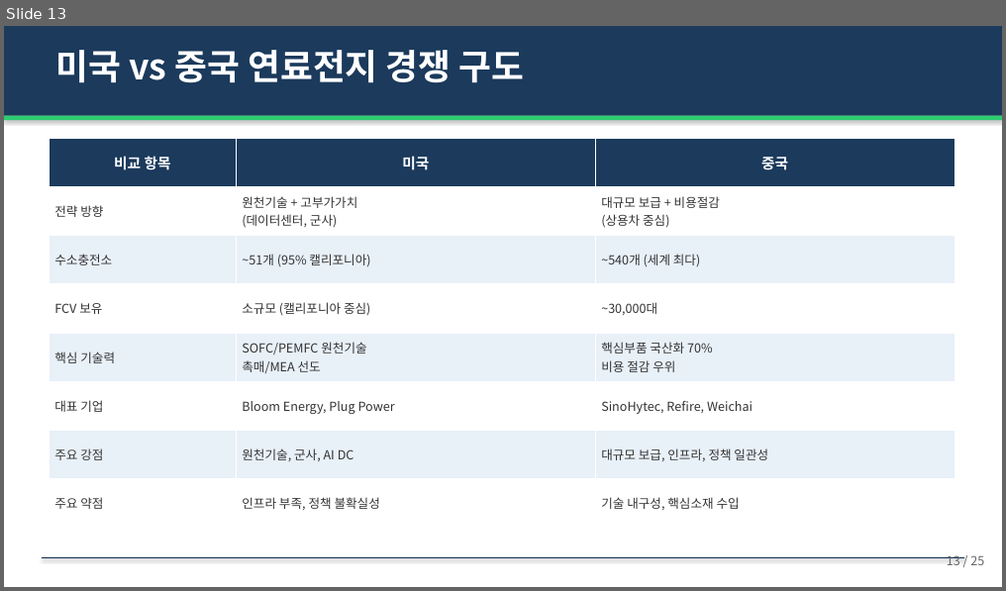
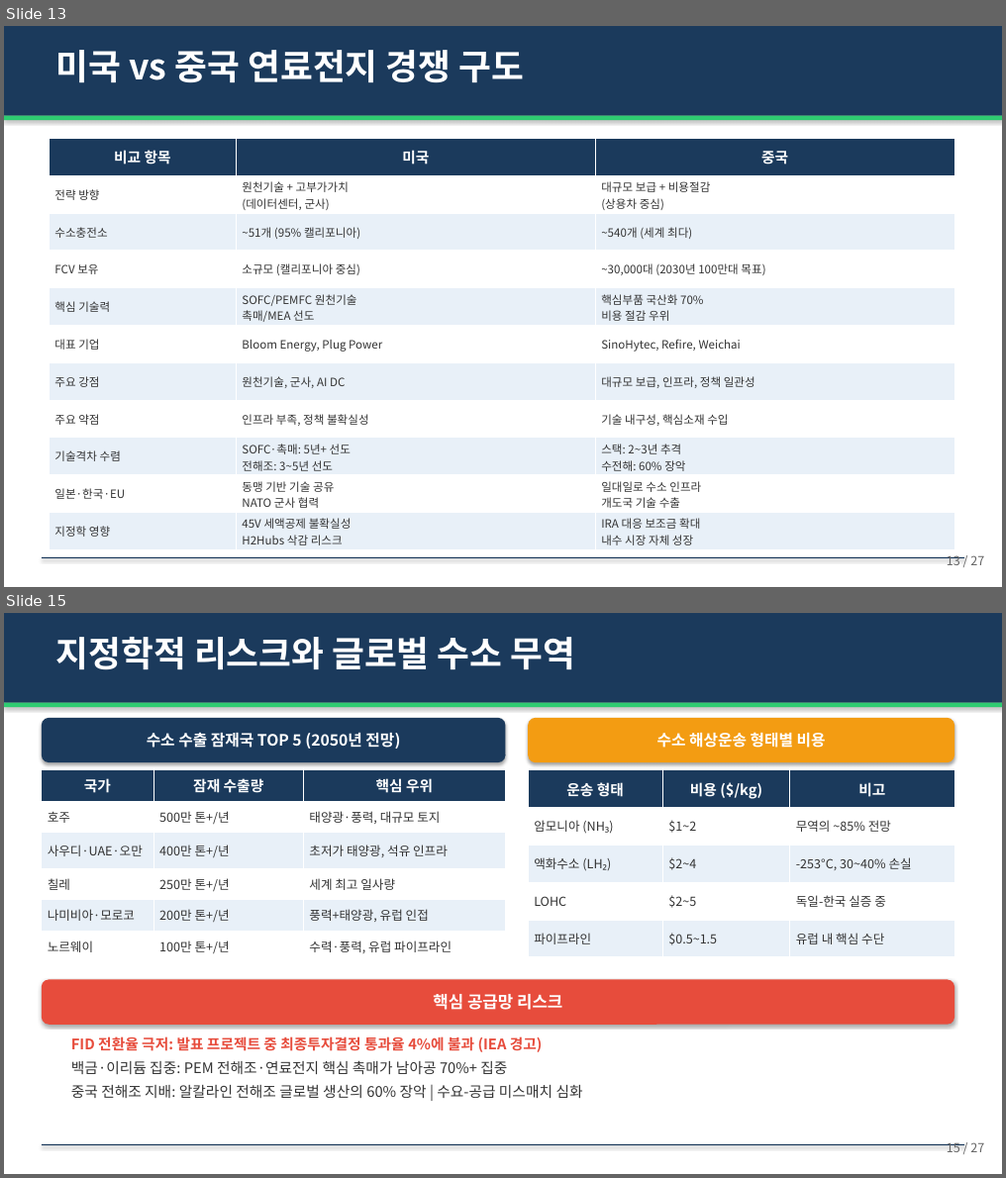
Before and after one commit to hpark1947/Hydrogen, a slide deck: 연료전지/연료전지_발표자료.pptx. Shown one above the other, each under a label of ours: slide 13 before the commit, slides 13 and 15 after it; the slides between them are not shown. The pictures are 1006x591 and 1006x1178 pixels, drawn with LibreOffice and Linux fonts; fonts in the diff are those of the drawing. Boxes give left, top, right and bottom in pixels: in the first picture for what was removed or moved away, otherwise in the second. Text is boxed around its words. In the diff, an @@ line names an element or a change of style, - is before the commit and + after.

```diff
--- a/연료전지/연료전지_발표자료.pptx
+++ b/연료전지/연료전지_발표자료.pptx
@@ slide 15 added at <box>4,613,1002,1174</box>, background #FFFFFF @@
@@ rectangle added at <box>4,613,1002,703</box>, fill #1B3A5C @@
@@ text added at <box>56,637,576,670</box>, 34 pt, text #FFFFFF, bold @@
+지정학적 리스크와 글로벌 수소 무역
@@ rectangle added at <box>4,703,1002,707</box>, fill #2ECC71 @@
@@ rounded rectangle added at <box>42,718,506,762</box>, fill #1B3A5C, 15 pt, text #FFFFFF, bold @@
+수소 수출 잠재국 TOP 5 (2050년 전망)
@@ rounded rectangle added at <box>528,718,954,762</box>, fill #F39C12, 15 pt, text #FFFFFF, bold @@
+수소 해상운송 형태별 비용
@@ table added at <box>42,770,506,959</box>, 6 rows, 3 columns @@
+국가 | 잠재 수출량 | 핵심 우위
+호주 | 500만 톤+/년 | 태양광·풍력, 대규모 토지
+사우디·UAE·오만 | 400만 톤+/년 | 초저가 태양광, 석유 인프라
+칠레 | 250만 톤+/년 | 세계 최고 일사량
+나미비아·모로코 | 200만 톤+/년 | 풍력+태양광, 유럽 인접
+노르웨이 | 100만 톤+/년 | 수력·풍력, 유럽 파이프라인
@@ table added at <box>528,770,954,958</box>, 5 rows, 3 columns @@
+운송 형태 | 비용 ($/kg) | 비고
+암모니아 (NH₃) | $1~2 | 무역의 ~85% 전망
+액화수소 (LH₂) | $2~4 | -253°C, 30~40% 손실
+LOHC | $2~5 | 독일-한국 실증 중
+파이프라인 | $0.5~1.5 | 유럽 내 핵심 수단
@@ rounded rectangle added at <box>42,980,954,1025</box>, fill #E74C3C, 16 pt, text #FFFFFF, bold @@
+핵심 공급망 리스크
@@ text added at <box>71,1037,583,1098</box>, 14 pt, text #333333 @@
+FID 전환율 극저: 발표 프로젝트 중 최종투자결정 통과율 4%에 불과 (IEA 경고)
+백금·이리듐 집중: PEM 전해조·연료전지 핵심 촉매가 남아공 70%+ 집중
+중국 전해조 지배: 알칼라인 전해조 글로벌 생산의 60% 장악 | 수요-공급 미스매치 심화
@@ rectangle added at <box>42,1145,964,1146</box>, fill #1B3A5C @@
@@ text added at <box>946,1143,984,1153</box>, 12 pt, text #666666 @@
+15 / 27
@@ slide 13 changed as well @@
@@ table at <box>49,138,954,550</box> @@
-row 4, column 3: ~30,000대
+row 4, column 3: ~30,000대 (2030년 100만대 목표)
+row 9: 기술격차 수렴 | SOFC·촉매: 5년+ 선도 전해조: 3~5년 선도 | 스택: 2~3년 추격 수전해: 60% 장악
+row 10: 일본·한국·EU | 동맹 기반 기술 공유 NATO 군사 협력 | 일대일로 수소 인프라 개도국 기술 수출
+row 11: 지정학 영향 | 45V 세액공제 불확실성 H2Hubs 삭감 리스크 | IRA 대응 보조금 확대 내수 시장 자체 성장
@@ text at <box>946,556,984,566</box>: text changed @@
-13 / 25
+13 / 27
```
Also in this commit, not shown: 22 other slides changed, 2 other slides added, 1 slide removed, 1 other file.
